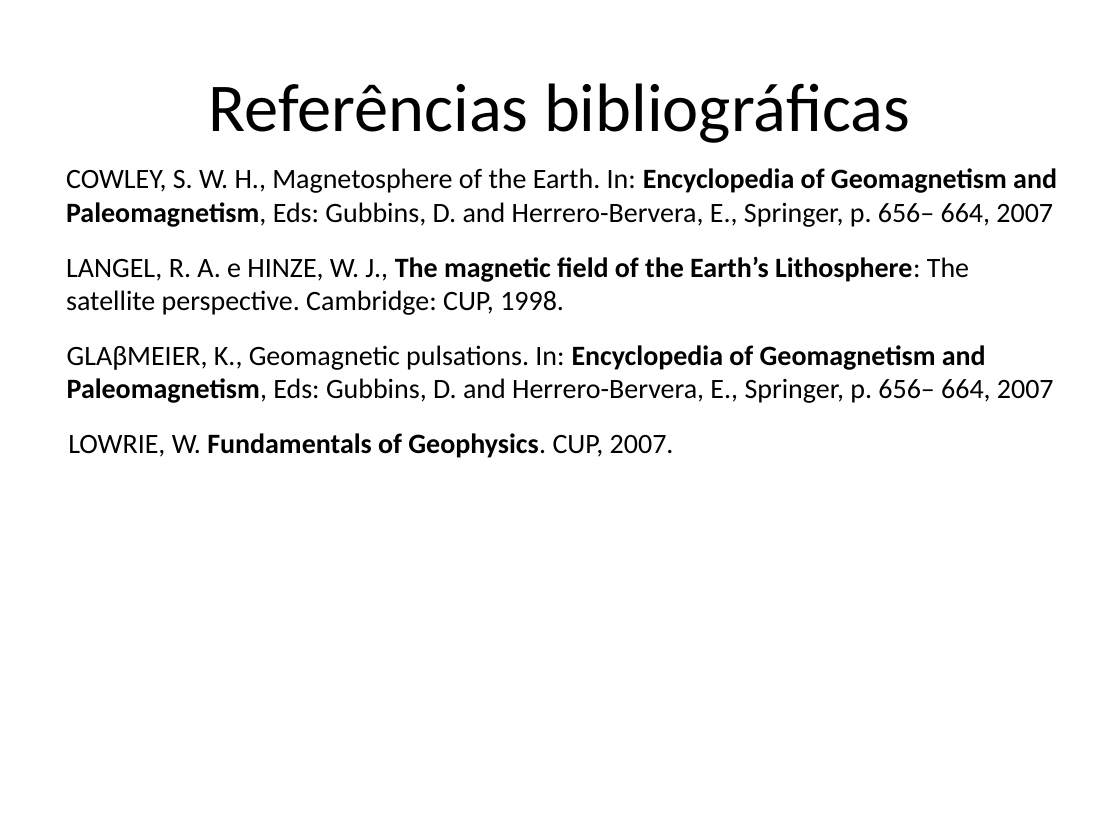
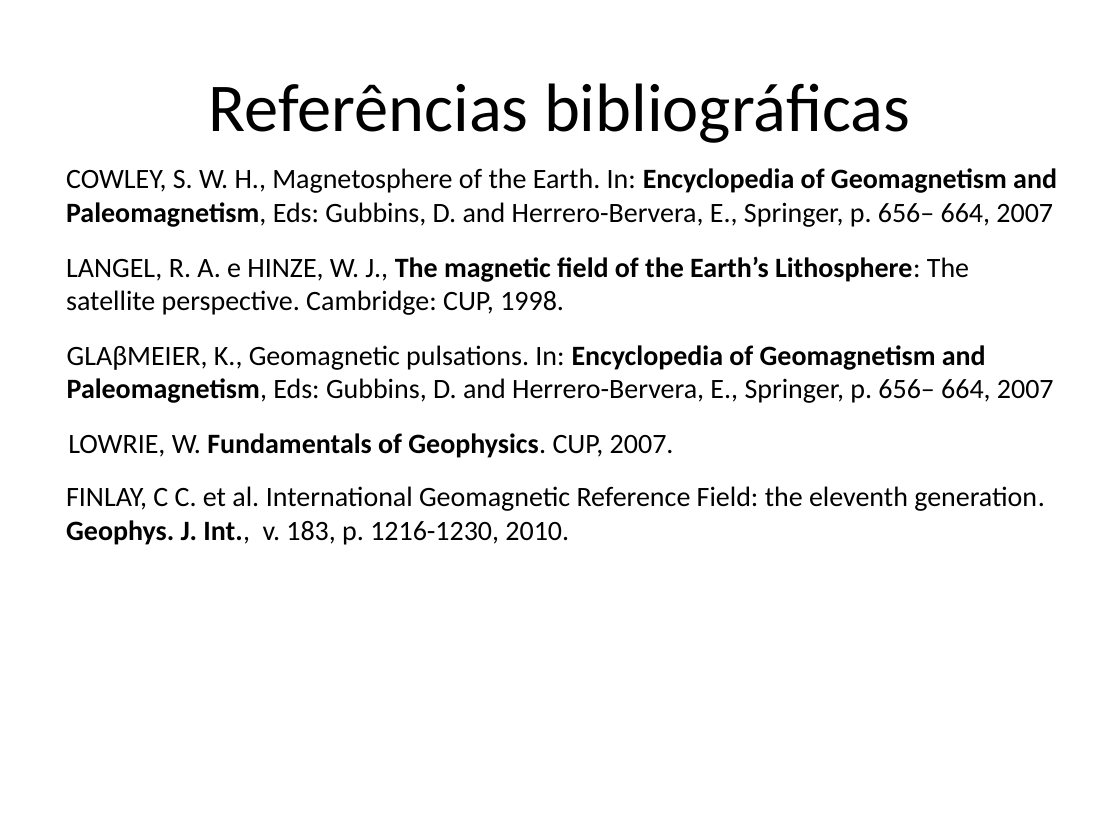
Before and after one commit to birocoles/Disciplina-metodos-potenciais, a slide deck: slide 113 of Aulas/Campo_geomagnetico/aula_campo_geomagnetico.pptx. Drawn at 1120x840 pixels with LibreOffice and Linux fonts; fonts in the diff are those of the drawing. Boxes give left, top, right and bottom in pixels: in the first picture for what was removed or moved away, otherwise in the second. Text is boxed around its words. In the diff, an @@ line names an element or a change of style, - is before the commit and + after.

Commit message:
update na descricao matematica do campo geomagnetico

```diff
--- a/Aulas/Campo_geomagnetico/aula_campo_geomagnetico.pptx
+++ b/Aulas/Campo_geomagnetico/aula_campo_geomagnetico.pptx
@@ text added at [66,486,1045,545], 18 pt, text #000000 @@
+FINLAY, C C. et al. International Geomagnetic Reference Field: the eleventh generation. Geophys. J. Int., v. 183, p. 1216-1230, 2010.
```
Also in this commit, not shown: 12 other slides changed, 7 slides added, 7 slides removed, 1 other file.
